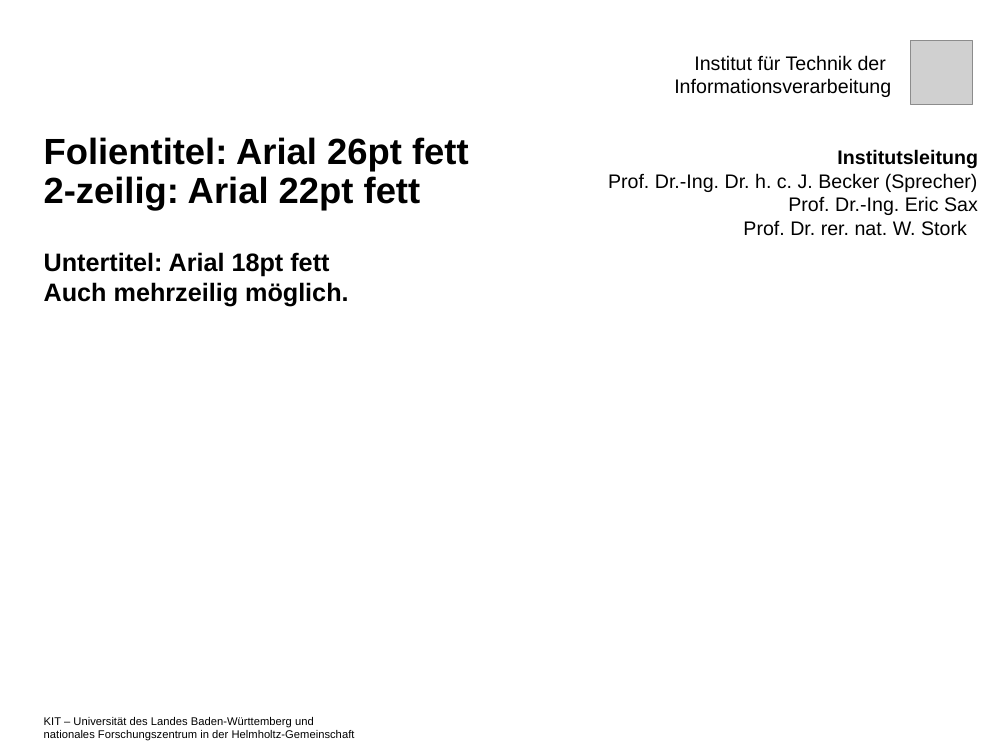
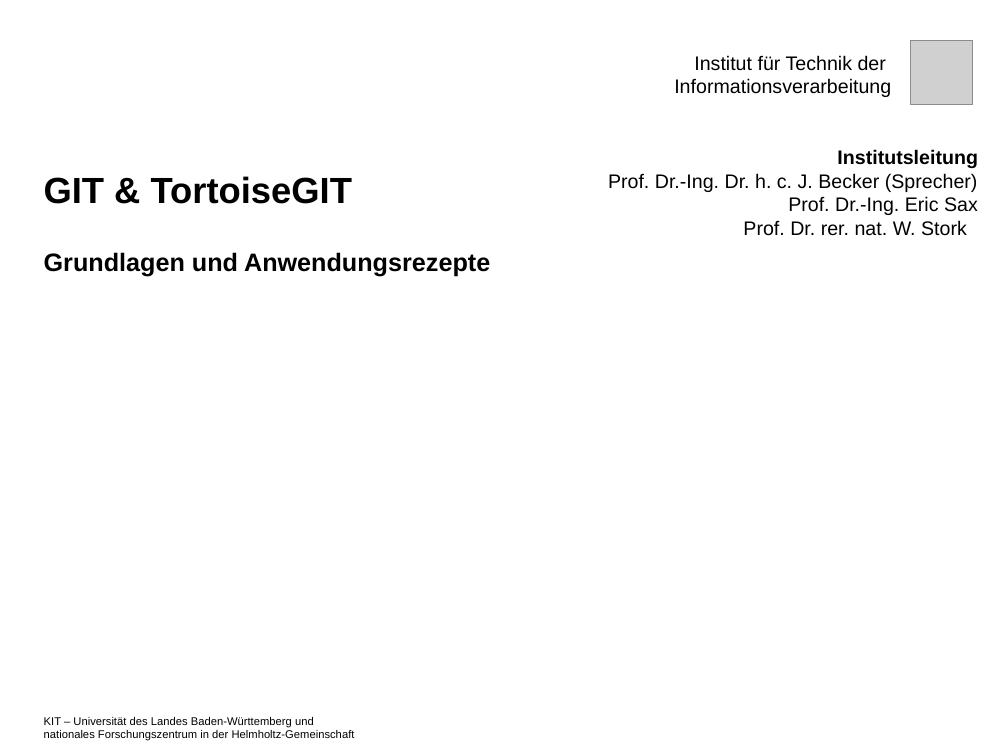
Before and after one commit to muellesi/PSE_2018, a slide deck: slide 1 of 02_Präsentation_Git/Simon/Praesentationsfolien (PowerPoint).ppt. Drawn at 1008x756 pixels with LibreOffice and Linux fonts; fonts in the diff are those of the drawing; grey boxes stand for pictures; background and template pictures are left out. Boxes give left, top, right and bottom in pixels: in the first picture for what was removed or moved away, otherwise in the second. Text is boxed around its words. In the diff, an @@ line names an element or a change of style, - is before the commit and + after.

```diff
--- a/02_Präsentation_Git/Simon/Praesentationsfolien (PowerPoint).ppt
+++ b/02_Präsentation_Git/Simon/Praesentationsfolien (PowerPoint).ppt
@@ title at bbox=[44, 176, 352, 204]: text changed @@
-Folientitel: Arial 26pt fett
-2-zeilig: Arial 22pt fett
+GIT & TortoiseGIT
@@ subtitle at bbox=[44, 252, 490, 276]: text changed @@
-Untertitel: Arial 18pt fett
-Auch mehrzeilig möglich.
+Grundlagen und Anwendungsrezepte
```
Also in this commit, not shown: 4 slides added, 1 other file.
